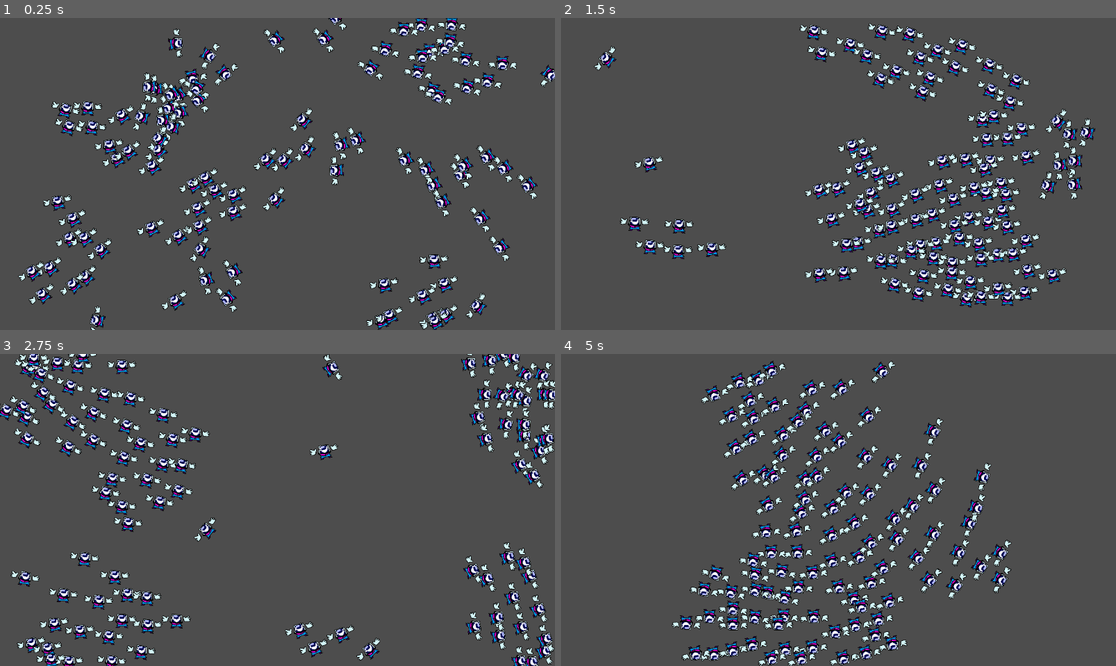
Above: before the commit, frames 1-4 (two rows, left to right).
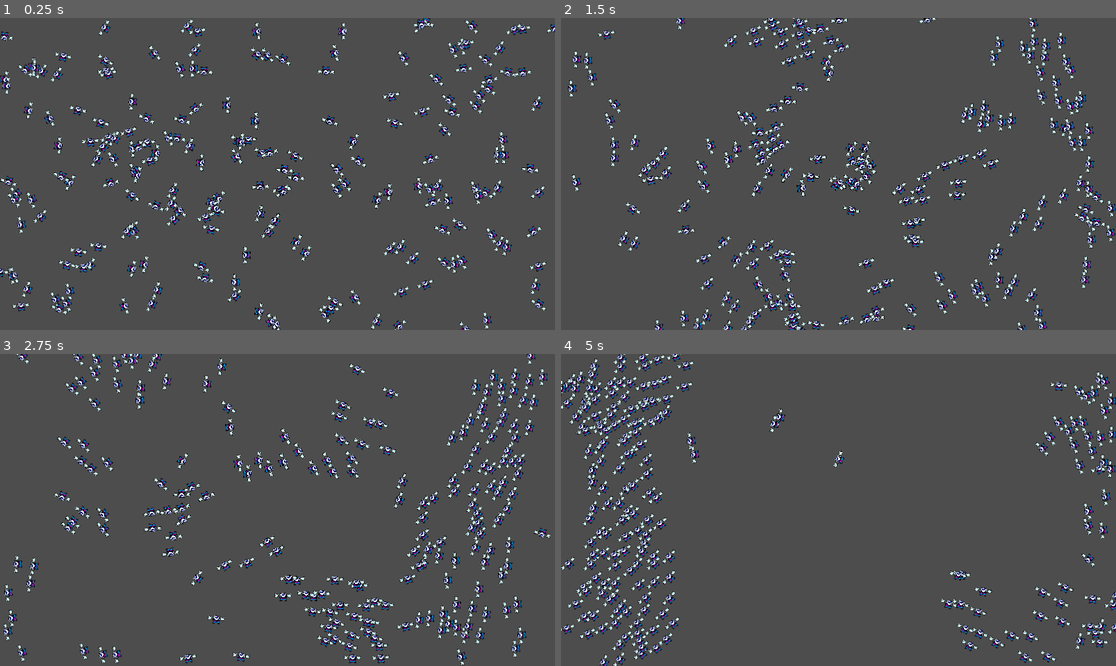
Above: after the commit, the same moments.

Repository: Erinaaaaaaa/Summoners-of-Buge
Game: Godot game, scene res://test_scene.tscn
Same seed, same stepped clock (60 frames per second), same inputs: the game is played once before the commit and once after it.
Inputs:
- Up to frame 1 (0.25 s): no input
- Up to frame 2 (1.5 s): no input
- Up to frame 3 (2.75 s): no input
- Up to frame 4 (5 s): no input

The runs differ from the first frame. In frame 1, 19% of the frame differs, in the area x 0-100%, y 0-100%; in frame 2, 19%; in frame 3, 19%; in frame 4, 20%.

Commit message:
add delta to check neighbor

Diff:
--- a/boid.gd
+++ b/boid.gd
@@ -28,7 +28,7 @@
 
 # Called every frame. 'delta' is the elapsed time since the previous frame.
 func _process(delta):
-	check_neighbors()
+	check_neighbors(delta * 10)
 	check_sides()
 
 	velocity = velocity.normalized() * speed
@@ -42,7 +42,7 @@
 func check_sides():
 	pass
 
-func check_neighbors():
+func check_neighbors(delta):
 	if visible_boids:
 		var n_boids = visible_boids.size()
 		var avg_velocity = Vector2.ZERO
@@ -58,9 +58,9 @@
 		avg_position /= n_boids
 		avg_velocity /= n_boids
 
-		velocity += steer_away
-		velocity += (avg_velocity - velocity) / 2
-		velocity += (avg_position - position)
+		velocity += steer_away * delta
+		velocity = lerp(velocity, avg_velocity, 0.5 * delta)
+		velocity += (avg_position - position) * delta
 
 func move(delta):
 	global_position += velocity * delta
--- a/project.godot
+++ b/project.godot
@@ -15,6 +15,11 @@
 config/features=PackedStringArray("4.3", "GL Compatibility")
 config/icon="res://icon.svg"
 
+[display]
+
+window/size/viewport_width=1920
+window/size/viewport_height=1080
+
 [global_group]
 
 boid=""
--- a/test_scene.gd
+++ b/test_scene.gd
@@ -4,7 +4,7 @@
 
 # Called when the node enters the scene tree for the first time.
 func _ready():
-	for i in range(100):
+	for i in range(200):
 		add_boid()
 
 
Not shown: 1 places in test_scene.tscn that only renumber resources
